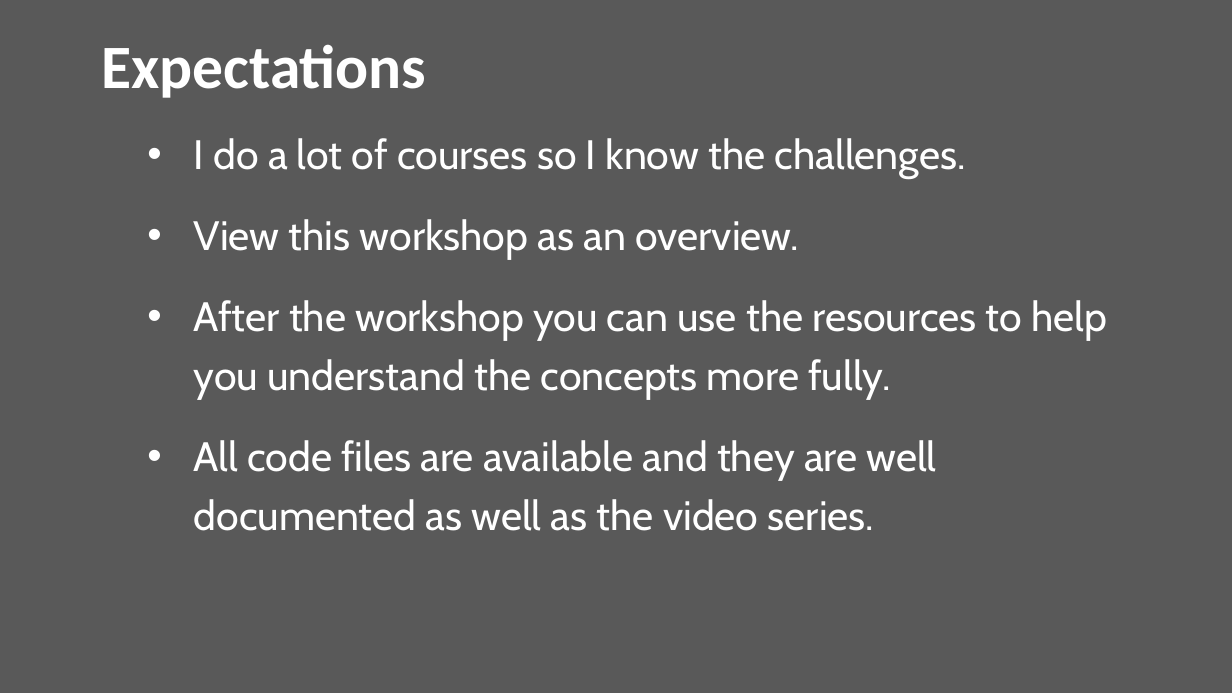
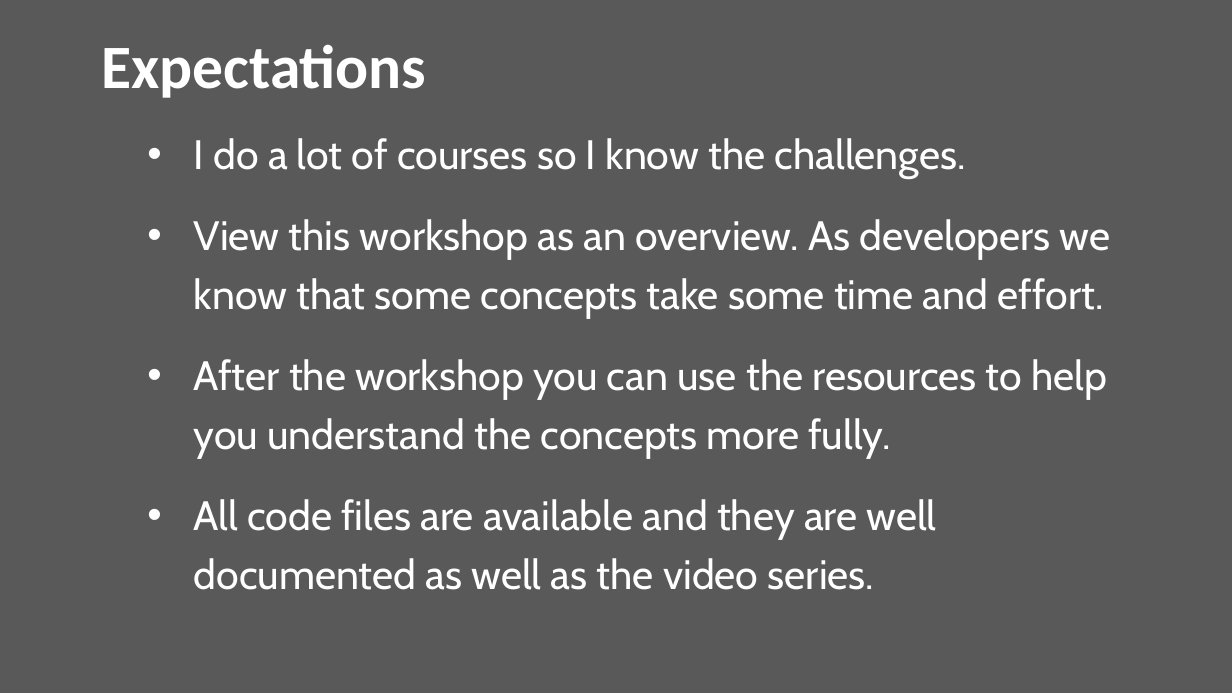
Before and after one commit to venturer75/WordCampGreece, a slide deck: slide 4 of wordcamp-greece.pptx (slide 3 before the commit). Drawn at 1232x693 pixels with LibreOffice and Linux fonts; fonts in the diff are those of the drawing. Boxes give left, top, right and bottom in pixels: in the first picture for what was removed or moved away, otherwise in the second. Text is boxed around its words. In the diff, an @@ line names an element or a change of style, - is before the commit and + after.

```diff
--- a/wordcamp-greece.pptx
+++ b/wordcamp-greece.pptx
@@ text at [194,219,1111,319]: text changed @@
-  • View this workshop as an overview.
+  • View this workshop as an overview. As developers we know that some concepts take some time and effort.
```
Also in this commit, not shown: 2 other slides changed, 3 slides added, 6 other files.
